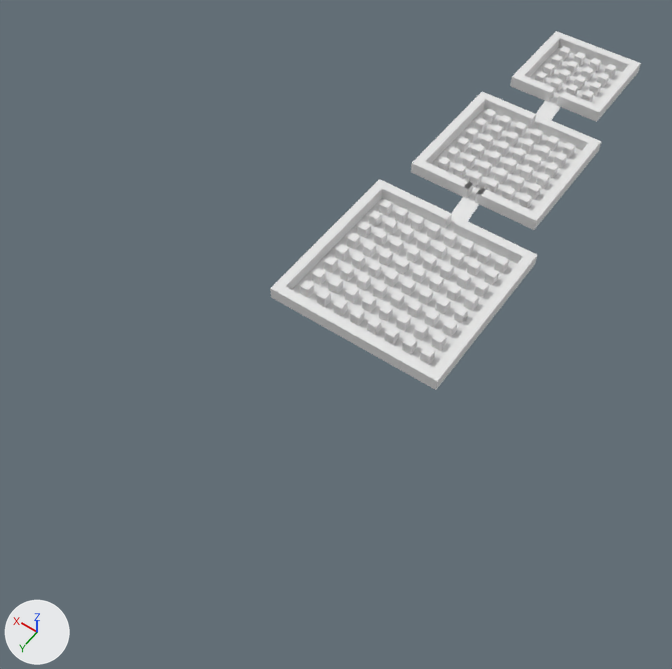
Renders of the Blender file SuperBasicLvl.blend from each side of a commit.
Rendered twice from a camera (50 mm lens) standing at (-28.6, 51.2, 68.2) and looking at (2.5, 7.6, -0.2). The axes (+X, +Y, +Z) are drawn at lower left. The lights are the same throughout.

Before the edit, the objects in view are built like this:
```python
me_plane_000 = bpy.data.meshes.new('Plane.000')
me_plane_000.from_pydata(...)  # 969 vertices, 895 faces, 4 loose edges; spans x -1.12..0.0, y -4.96..1.12, z 0.25..0.65
me_plane_001 = bpy.data.meshes.new('Plane.001')
me_plane_001.from_pydata(...)  # 153 vertices, 128 faces; spans x -0.326..-0.087, y -3.626..-3.244, z 0.326..0.443
me_plane_003 = bpy.data.meshes.new('Plane.003')
me_plane_003.from_pydata(...)  # 153 vertices, 128 faces; spans x -0.326..-0.087, y -3.573..-3.201, z 0.199..0.326
ob_plane_001 = bpy.data.objects.new('Plane.001', me_plane_000)
ob_plane_001.location = (0.0, 0.0, 0.0)
ob_plane_001.scale = (8.0, 8.0, 8.0)
_m = ob_plane_001.modifiers.new('Mirror', 'MIRROR')
ob_plane_002 = bpy.data.objects.new('Plane.002', me_plane_001)
ob_plane_002.location = (1.6, -0.2, 0.4)
ob_plane_002.scale = (8.0, 8.0, 8.0)
_m = ob_plane_002.modifiers.new('Solidify', 'SOLIDIFY')
_m.nonmanifold_thickness_mode = 'FIXED'
_m.nonmanifold_merge_threshold = 0.0003
ob_plane_003 = bpy.data.objects.new('Plane.003', me_plane_003)
ob_plane_003.location = (1.6, 16.6, 0.4)
ob_plane_003.scale = (8.0, 8.0, 8.0)
_m = ob_plane_003.modifiers.new('Solidify', 'SOLIDIFY')
_m.nonmanifold_thickness_mode = 'FIXED'
_m.nonmanifold_merge_threshold = 0.0003
```
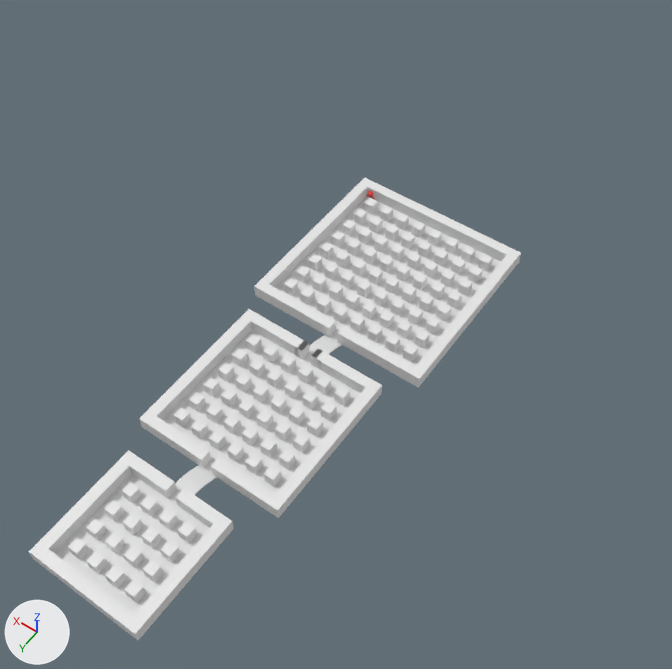
Where the change shows, as pixel boxes (x1, y1, x2, y2) in the pictures (672 x 669 px):
```json
{"object": "Plane.001", "change": "moved, turned", "before": [270, 31, 641, 390], "after": [29, 178, 521, 640]}
{"object": "Plane.002", "change": "moved, turned", "before": [534, 101, 560, 126], "after": [175, 465, 217, 495]}
{"object": "Plane.003", "change": "moved, turned", "before": [450, 197, 479, 225], "after": [309, 335, 342, 354]}
```

Scene script edits in JSON lines:
```json
{"op": "set", "path": "ob_plane_003.location", "old": "(1.6, 16.6, 0.4)", "new": "(-0.3, -15.9, 0.4)"}
{"op": "set", "path": "ob_plane_003.rotation_euler", "old": "(0.0, 0.0, 0.0)", "new": "(0.0, 0.0, -3.142)", "note": "degrees (0, 0, 0) -> degrees (0, 0, -180)"}
{"op": "set", "path": "ob_plane_002.location", "old": "(1.6, -0.2, 0.4)", "new": "(-0.3, 0.9, 0.4)"}
{"op": "set", "path": "ob_plane_002.rotation_euler", "old": "(0.0, 0.0, 0.0)", "new": "(0.0, 0.0, -3.142)", "note": "degrees (0, 0, 0) -> degrees (0, 0, -180)"}
{"op": "set", "path": "ob_plane_001.location", "old": "(0.0, 0.0, 0.0)", "new": "(1.4, 0.6, -0.1)"}
{"op": "set", "path": "ob_plane_001.rotation_euler", "old": "(0.0, 0.0, 0.0)", "new": "(0.0, 0.0, -3.142)", "note": "degrees (0, 0, 0) -> degrees (0, 0, -180)"}
```
